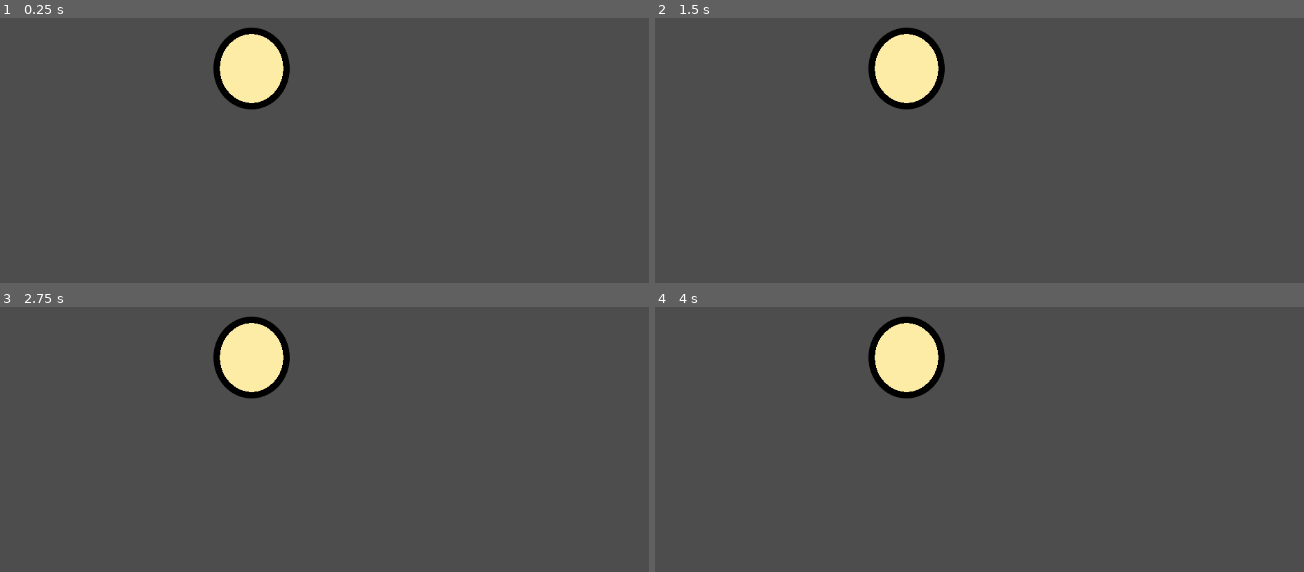
Above: before the commit, frames 1-4 (two rows, left to right).
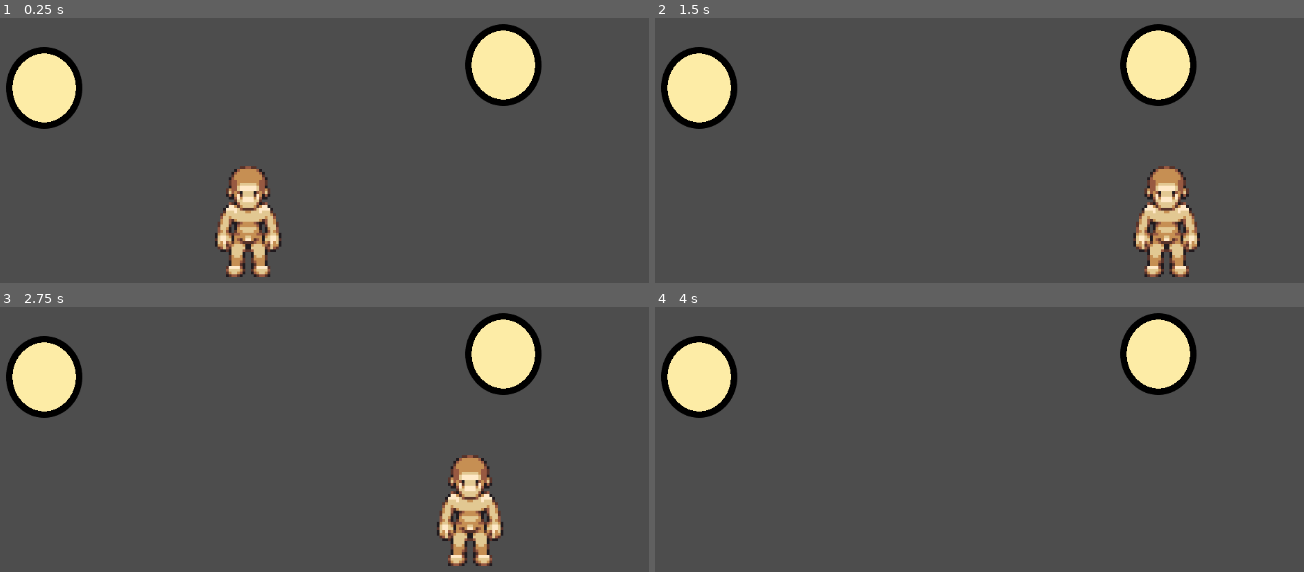
Above: after the commit, the same moments.

Repository: Nawlej/AI-RPG-Sandbox
Game: Godot game, scene res://nodes/node_2d.tscn
Two runs of this game, one before a commit and one after it. Both use one fixed random seed, a clock stepped at 60 frames per second and the inputs below.
Inputs:
- Up to frame 1 (0.25 s): no input
- Up to frame 2 (1.5 s): tap Enter (ui_accept) at 0.5, 0.6, 0.77, 1.07, 1.35 s; hold Right (ui_right) from 0.53 s (still down)
- Up to frame 3 (2.75 s): tap Enter (ui_accept) at 1.52, 1.82, 2.1 s; release Right (ui_right) at 2.03 s; hold Left (ui_left) from 2.03 s (still down)
- Up to frame 4 (4 s): release Left (ui_left) at 2.78 s; hold Right (ui_right) from 2.78 s (still down); tap Enter (ui_accept) at 2.85, 3.02, 3.32, 3.6, 3.77 s

The runs differ from the first frame. In frame 1, 11% of the frame differs, in the area x 0-84%, y 2-98%; in frame 2, 11%; in frame 3, 11%; in frame 4, 8.6%.
Error before the commit: Parse Error: Expected indented block after "if" block. (res://nodes/PlayerSprite.tscn::GDScript_qtnep:31)

Commit message:
added outline

Diff:
--- a/nodes/PlayerSprite.tscn
+++ /dev/null
@@ -1,61 +0,0 @@
-[gd_scene load_steps=5 format=3 uid="uid://drmqmiohuncs1"]
-
-[ext_resource type="Texture2D" uid="uid://b0cddae7khf34" path="res://assets/Circle.png" id="1_jvolt"]
-
-[sub_resource type="GDScript" id="GDScript_qtnep"]
-script/source = "extends CharacterBody2D
-
-
-const SPEED = 300.0
-const JUMP_VELOCITY = -400.0
-
-# Get the gravity from the project settings to be synced with RigidBody nodes.
-var gravity = ProjectSettings.get_setting(\"physics/2d/default_gravity\")
-
-
-func _physics_process(delta):
-	# Add the gravity.
-#	if not is_on_floor():
-#		velocity.y += gravity * delta
-
-	# Handle Jump.
-	if Input.is_action_just_pressed(\"ui_accept\") and is_on_floor():
-		velocity.y = JUMP_VELOCITY
-
-	# Get the input direction and handle the movement/deceleration.
-	# As good practice, you should replace UI actions with custom gameplay actions.
-	var direction = Input.get_axis(\"ui_left\", \"ui_right\")
-	if direction:
-		velocity.x = direction * SPEED
-	else:
-		velocity.x = move_toward(velocity.x, 0, SPEED)
-
-	move_and_slide()
-
-func player_movement(delta):
-	if Input.is_action_just_pressed(\"ui_right\") and is_on_floor():
-	velocity.x = speed
-	velocity.y = 0
-"
-
-[sub_resource type="AtlasTexture" id="AtlasTexture_2xtmc"]
-atlas = ExtResource("1_jvolt")
-region = Rect2(0, 0, 110, 118)
-
-[sub_resource type="SpriteFrames" id="SpriteFrames_d4xvs"]
-animations = [{
-"frames": [{
-"duration": 1.0,
-"texture": SubResource("AtlasTexture_2xtmc")
-}],
-"loop": true,
-"name": &"default",
-"speed": 5.0
-}]
-
-[node name="CharacterBody2D" type="CharacterBody2D"]
-script = SubResource("GDScript_qtnep")
-
-[node name="AnimatedSprite2D" type="AnimatedSprite2D" parent="."]
-position = Vector2(0, -59)
-sprite_frames = SubResource("SpriteFrames_d4xvs")
--- /dev/null
+++ b/nodes/characters/NPC.tscn
@@ -0,0 +1,13 @@
+[gd_scene load_steps=4 format=3 uid="uid://ky6ak2ejakwg"]
+
+[ext_resource type="PackedScene" uid="uid://cimqufbwmmksq" path="res://nodes/characters/base/BaseCharacter.tscn" id="1_o3qou"]
+[ext_resource type="Script" uid="uid://dmw8slgl31ee2" path="res://scripts/characters/AIComponent.gd" id="2_eo51x"]
+[ext_resource type="Texture2D" uid="uid://b0cddae7khf34" path="res://assets/Circle.png" id="2_uxy35"]
+
+[node name="BaseCharacter" instance=ExtResource("1_o3qou")]
+
+[node name="Sprite2D" parent="." index="0"]
+texture = ExtResource("2_uxy35")
+
+[node name="AIComponent" type="Node" parent="." index="3"]
+script = ExtResource("2_eo51x")
--- /dev/null
+++ b/nodes/characters/Player.gd
@@ -0,0 +1,41 @@
+extends "res://nodes/characters/base/BaseCharacter.gd"
+
+## Reference to the text input UI element
+@onready var text_input = $TextInput
+
+## Called every physics frame
+## @param delta Time elapsed since last physics frame
+func _physics_process(delta):
+	handle_input(delta)
+
+## Handles all player input including movement and text input
+## @param delta Time elapsed since last physics frame
+func handle_input(delta):
+	# Handle movement input
+	var input_vector = Vector2(
+		Input.get_action_strength("ui_right") - Input.get_action_strength("ui_left"),
+		Input.get_action_strength("ui_down") - Input.get_action_strength("ui_up")
+	)
+	velocity = input_vector.normalized() * 400
+	move_and_slide()
+
+	# Handle text input
+	if Input.is_action_just_pressed("ui_accept"): # ENTER key
+		open_text_input()
+
+## Opens the text input UI and connects its signal
+## @dev Shows the text input UI and connects the text_submitted signal
+func open_text_input():
+	if text_input:
+		text_input.show()
+		text_input.text_submitted.connect(_on_text_submitted)
+		text_input.grab_focus()
+
+## Handles the submitted text from the input UI
+## @param text The text that was submitted
+## @dev Currently just prints the text, can be extended for actual command processing
+func _on_text_submitted(text: String):
+	print("Player entered: ", text)
+	if text_input:
+		text_input.hide()
+		text_input.text_submitted.disconnect(_on_text_submitted)
--- /dev/null
+++ b/nodes/characters/Player.tscn
@@ -0,0 +1,11 @@
+[gd_scene load_steps=4 format=3 uid="uid://o1psr3xyy0iq"]
+
+[ext_resource type="PackedScene" uid="uid://cimqufbwmmksq" path="res://nodes/characters/base/BaseCharacter.tscn" id="1_87ogp"]
+[ext_resource type="Script" uid="uid://dgglr4qfjt85d" path="res://nodes/characters/Player.gd" id="2_mmq48"]
+[ext_resource type="Texture2D" uid="uid://dcv4jdl1lnmw6" path="res://assets/guysouth111.png" id="2_uvvpy"]
+
+[node name="BaseCharacter" instance=ExtResource("1_87ogp")]
+script = ExtResource("2_mmq48")
+
+[node name="Sprite2D" parent="." index="0"]
+texture = ExtResource("2_uvvpy")
--- /dev/null
+++ b/nodes/characters/base/BaseCharacter.gd
@@ -0,0 +1,67 @@
+extends CharacterBody2D
+
+## Base character class that provides common functionality for all NPCs in the game.
+## This class handles basic character interactions, proximity detection, and state management.
+## @author AI-RPG-Sandbox
+## @notice This is a base class that should be extended by specific character types
+
+@onready var state_machine = $StateMachine
+@onready var dialogue = $DialogueComponent
+@onready var ai = $AIComponent
+
+var nearby_objects: Array[Node] = []
+
+## Initializes the character and sets up necessary connections
+## @dev Called automatically when the character is added to the scene
+func _ready():
+	add_to_group("npc")
+	$ProximitySensor.body_entered.connect(_on_body_entered)
+	$ProximitySensor.body_exited.connect(_on_body_exited)
+
+## Makes the character speak the given text
+## @param text The message to be spoken
+## @dev Currently just prints to console, can be extended for actual speech
+func speak(text: String):
+	print(name + " says: " + text)
+
+## Handles when another character speaks to this character
+## @param speaker The character who is speaking
+## @param message The message being spoken
+## @dev Currently just prints to console, can be extended for actual dialogue handling
+func _on_spoken_to(speaker: CharacterBody2D, message: String):
+	print(name + " heard " + speaker.name + " say", message)
+
+## Called when another body enters the proximity sensor area
+## @param body The body that entered the area
+## @dev Only processes NPCs that are in the "npc" group
+func _on_body_entered(body):
+	nearby_objects.append(body)
+	if body.is_in_group("npc"):
+		print(body.name + " entered interaction range")
+
+## Called when another body exits the proximity sensor area
+## @param body The body that exited the area
+## @dev Only processes NPCs that are in the "npc" group
+func _on_body_exited(body):
+	nearby_objects.erase(body)
+	if body.is_in_group("npc"):
+		print(body.name + " left interaction range")
+
+## Gets all objects within a specified radius of a given point
+## @param origin The center point to search from
+## @param radius The radius to search within
+## @param collision_mask The collision mask to filter objects (default: 1)
+## @return Array of objects found within the radius
+## @dev Uses physics queries to find objects efficiently
+func get_nearby_objects(origin: Vector2, radius: float, collision_mask: int = 1) -> Array:
+	var space = get_world_2d().direct_space_state
+
+	var shape := CircleShape2D.new()
+	shape.radius = radius
+
+	var query := PhysicsShapeQueryParameters2D.new()
+	query.shape = shape
+	query.transform = Transform2D(0, origin)
+	query.collision_mask = collision_mask # set to match your NPCs/items
+
+	return space.intersect_shape(query, 64)
--- /dev/null
+++ b/nodes/characters/base/BaseCharacter.tscn
@@ -0,0 +1,25 @@
+[gd_scene load_steps=5 format=3 uid="uid://cimqufbwmmksq"]
+
+[ext_resource type="Script" uid="uid://1qgnk3y5d11l" path="res://nodes/characters/base/BaseCharacter.gd" id="1_0khdy"]
+[ext_resource type="Script" uid="uid://c7mpkrvey3pxp" path="res://scripts/characters/DialogueComponent.gd" id="2_hddl4"]
+
+[sub_resource type="RectangleShape2D" id="RectangleShape2D_nf17u"]
+
+[sub_resource type="CircleShape2D" id="CircleShape2D_iva6t"]
+radius = 105.7
+
+[node name="BaseCharacter" type="CharacterBody2D"]
+script = ExtResource("1_0khdy")
+
+[node name="Sprite2D" type="Sprite2D" parent="."]
+
+[node name="CollisionShape2D" type="CollisionShape2D" parent="."]
+shape = SubResource("RectangleShape2D_nf17u")
+
+[node name="DialogueComponent" type="Node" parent="."]
+script = ExtResource("2_hddl4")
+
+[node name="ProximitySensor" type="Area2D" parent="."]
+
+[node name="CollisionShape2D" type="CollisionShape2D" parent="ProximitySensor"]
+shape = SubResource("CircleShape2D_iva6t")
--- a/nodes/node_2d.tscn
+++ b/nodes/node_2d.tscn
@@ -1,11 +1,23 @@
-[gd_scene load_steps=2 format=3 uid="uid://c4duway68xawa"]
+[gd_scene load_steps=3 format=3 uid="uid://c4duway68xawa"]
 
-[ext_resource type="PackedScene" uid="uid://drmqmiohuncs1" path="res://nodes/PlayerSprite.tscn" id="1_8csfl"]
+[ext_resource type="PackedScene" uid="uid://ky6ak2ejakwg" path="res://nodes/characters/NPC.tscn" id="1_papbn"]
+[ext_resource type="PackedScene" uid="uid://o1psr3xyy0iq" path="res://nodes/characters/Player.tscn" id="2_qscmc"]
 
 [node name="Node2D" type="Node2D"]
 
 [node name="Camera2D" type="Camera2D" parent="."]
 position = Vector2(-5, -55)
 
-[node name="CharacterBody2D" parent="." instance=ExtResource("1_8csfl")]
-position = Vector2(-2, -58)
+[node name="BaseCharacter" parent="." instance=ExtResource("1_papbn")]
+position = Vector2(-301, -89)
+
+[node name="BaseCharacter3" parent="." instance=ExtResource("1_papbn")]
+position = Vector2(361, -122)
+
+[node name="BaseCharacter2" parent="." instance=ExtResource("2_qscmc")]
+position = Vector2(-9, 100)
+
+[node name="Node2D" type="Node2D" parent="."]
+
+[node name="World" type="TileMap" parent="."]
+format = 2
--- a/project.godot
+++ b/project.godot
@@ -12,7 +12,7 @@
 
 config/name="Godot"
 run/main_scene="res://nodes/node_2d.tscn"
-config/features=PackedStringArray("4.0", "Forward Plus")
+config/features=PackedStringArray("4.4", "Forward Plus")
 config/icon="res://icon.svg"
 
 [rendering]
--- /dev/null
+++ b/scripts/characters/AIComponent.gd
@@ -0,0 +1,49 @@
+extends Node
+
+@export var server_url: String = "http://localhost:5000/ai_npc"
+
+func trigger_event(event_name: String, event_data: Dictionary):
+	# Send to AI server asynchronously
+	await send_event_to_server(event_name, event_data)
+
+func send_event_to_server(event_name: String, event_data: Dictionary) -> void:
+	var payload = {
+		"npc_id": get_parent().name,
+		"event": event_name,
+		"data": event_data
+	}
+
+	var http = HTTPRequest.new()
+	add_child(http)
+
+	var err = http.request(
+		server_url,
+		[],
+		HTTPClient.METHOD_POST,
+		JSON.stringify(payload)
+	)
+	if err != OK:
+		push_error("HTTP request failed")
+		return
+
+	http.request_completed.connect(_on_response)
+
+func _on_response(result, response_code, headers, body):
+	if response_code != 200:
+		print("AI server error:", response_code)
+		return
+
+	var json = JSON.parse_string(body.get_string_from_utf8())
+	if json is Dictionary:
+		process_ai_response(json)
+
+func process_ai_response(response: Dictionary):
+	match response.get("action"):
+		"speak":
+			get_parent().dialogue_component.say(response.get("text"))
+		"move_to":
+			get_parent().move_to_position(response.get("target_position"))
+		"emote":
+			get_parent().play_animation(response.get("animation"))
+		_:
+			print("Unknown action:", response)
--- /dev/null
+++ b/scripts/characters/DialogueComponent.gd
@@ -0,0 +1,25 @@
+extends Node
+
+@export var dialogue_lines: Array[String] = [
+	"Hello, traveler.",
+	"The road ahead is dangerous."
+]
+
+var current_line = 0
+
+func start_dialogue():
+	current_line = 0
+	show_current_line()
+
+func show_current_line():
+	print(dialogue_lines[current_line])
+
+func next():
+	current_line += 1
+	if current_line < dialogue_lines.size():
+		show_current_line()
+	else:
+		end_dialogue()
+
+func end_dialogue():
+	print("End of conversation.")
Binary file added: assets/guysouth111.png
Not shown, added: assets/guysouth111.png.import
Binary file added: assets/lucas-luel-lucas-luel-rpg-character-running-down.gif
Binary file added: assets/orc07.png
Not shown, added: assets/orc07.png.import
Not shown, added: nodes/characters/Player.gd.uid
Not shown, added: nodes/characters/base/BaseCharacter.gd.uid
Not shown, added: scripts/characters/AIComponent.gd.uid
Not shown, added: scripts/characters/DialogueComponent.gd.uid
